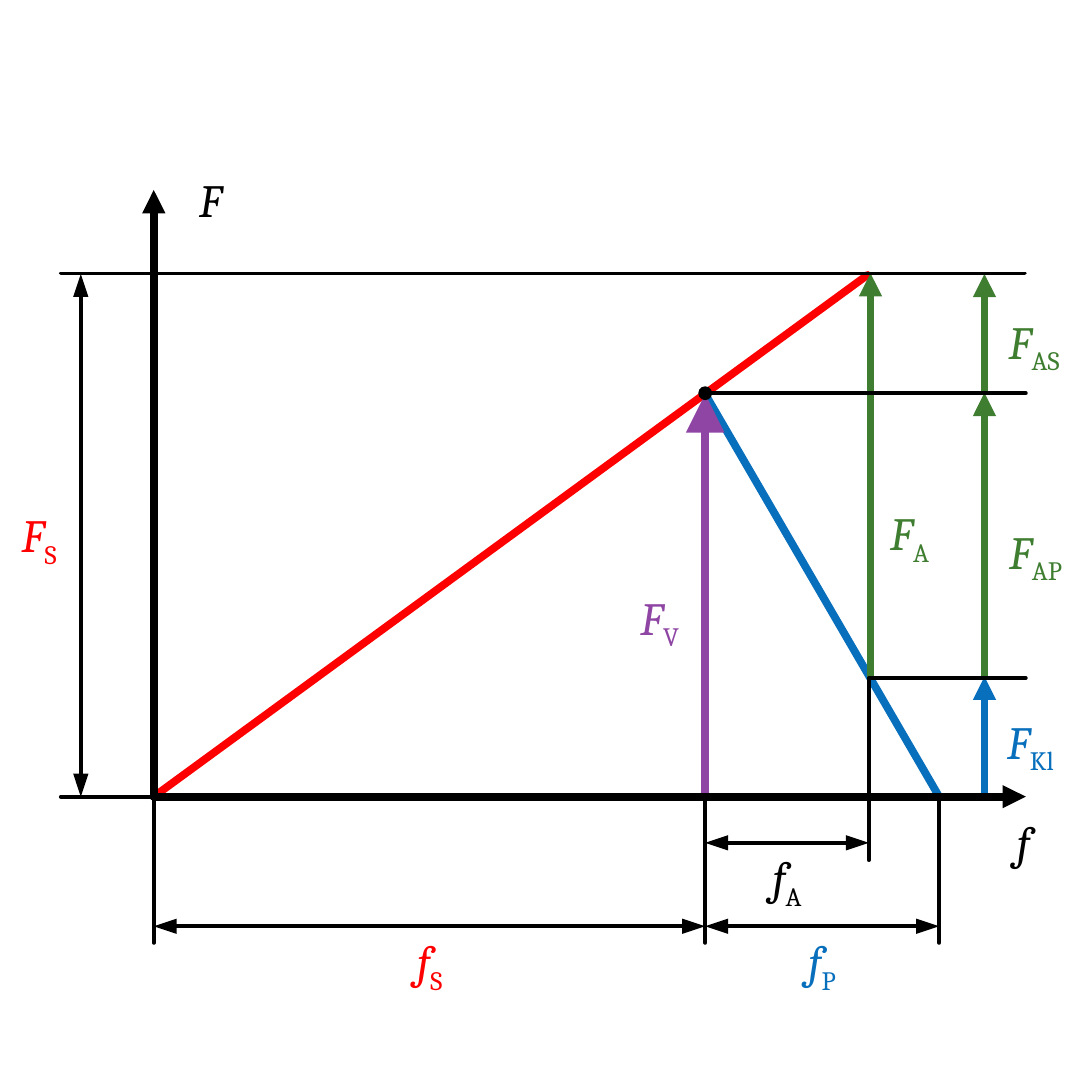
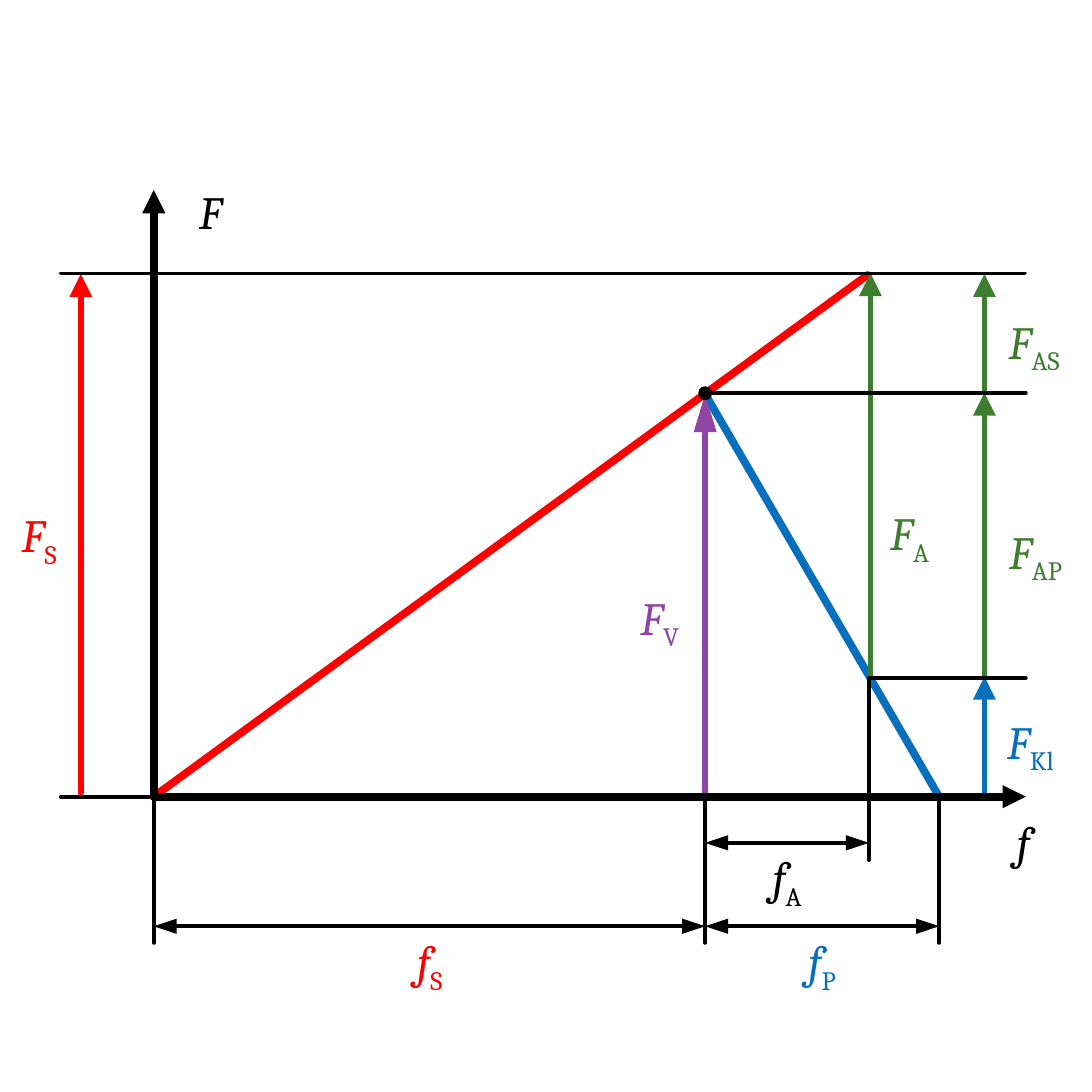
Before and after one commit to m4zeRobot/Project-FoSa, a slide deck: slide 29 of LaTeX B.Sc. LRT/Konstruktionslehre 1&2/images/KE-Images.pptx. Drawn at 1092x1092 pixels with LibreOffice and Linux fonts; fonts in the diff are those of the drawing. Boxes give left, top, right and bottom in pixels: in the first picture for what was removed or moved away, otherwise in the second. Text is boxed around its words. In the diff, an @@ line names an element or a change of style, - is before the commit and + after.

```diff
--- a/LaTeX B.Sc. LRT/Konstruktionslehre 1&2/images/KE-Images.pptx
+++ b/LaTeX B.Sc. LRT/Konstruktionslehre 1&2/images/KE-Images.pptx
@@ text "F" moved from (x1=199, y1=186, x2=222, y2=217) to (x1=199, y1=198, x2=222, y2=229) @@
@@ double arrow (80, 274) - (80, 793): double arrow to arrow; stroke #000000 1 pt to #FF0000 1.5 pt @@
@@ arrow (704, 795) - (704, 394): stroke #8F45A3 2 pt to #8F45A3 1.5 pt @@
```
Also in this commit, not shown: 3 slides added, 5 other files.
